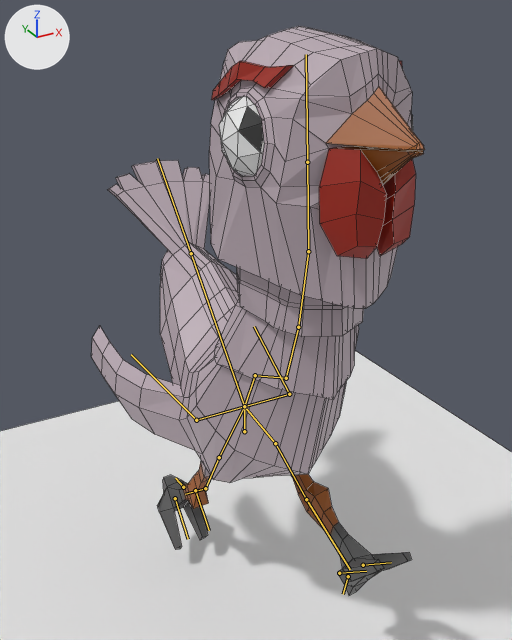
The Blender file Karim/Chicken/ChickenRun.blend, before and after one commit.
Both versions are drawn from a camera (50 mm lens) standing at (-2.2, -4.17, 4.55) and looking at (0.09, 0.0, 2.46). The axes (+X, +Y, +Z) are drawn at upper left. The lights are the same throughout. Both versions are drawn at frame 1 of the action 'MetarigAction'; the numbers are the values there. The bones that bend it are drawn over the model as lines. Mesh edges are drawn as thin lines.

Names of what the first picture shows: 'Plane', 'chicken(enemy).001'.
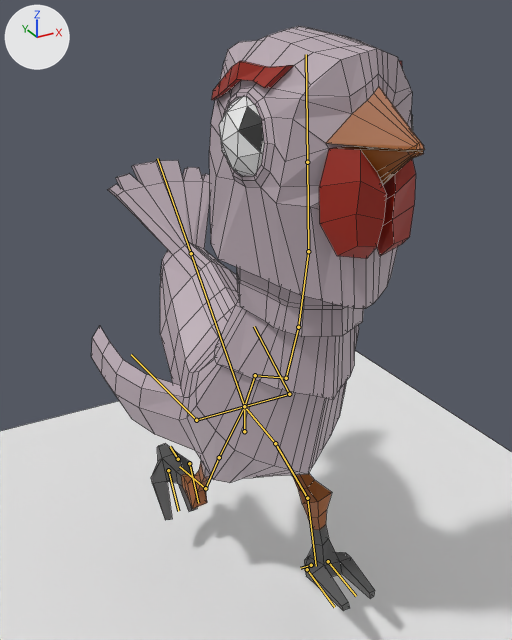
Pixel boxes (x1, y1, x2, y2) of what changed, in the pictures (512 x 640 px):
'chicken(enemy).001', posed
    before: (91, 26, 425, 596)
    after: (91, 26, 425, 611)
bone 'LegLeft', root to tip
    before: (275, 443) to (306, 499)
    after: (275, 443) to (307, 498)
bone 'CalfLeft', root to tip
    before: (306, 499) to (350, 569)
    after: (307, 498) to (316, 566)
bone 'FootLeftLeft', root to tip
    before: (363, 565) to (391, 562)
    after: (328, 561) to (356, 596)
bone 'FootLeftRight', root to tip
    before: (339, 573) to (366, 571)
    after: (307, 569) to (334, 607)
bone 'BackFoot01', root to tip
    before: (348, 576) to (343, 594)
    after: (311, 565) to (300, 568)
bone 'CalfRight', root to tip
    before: (205, 488) to (185, 494)
    after: (205, 488) to (179, 466)
bone 'FootRightLeft', root to tip
    before: (195, 490) to (209, 530)
    after: (189, 463) to (198, 503)
bone 'FootRightRight', root to tip
    before: (175, 498) to (188, 539)
    after: (168, 470) to (178, 511)
bone 'BackFoot02', root to tip
    before: (183, 487) to (175, 478)
    after: (178, 459) to (170, 446)

What changed in the scene script:
```text
Change bone_legleft:
    where bone_legleft = bpy.data.objects['Metarig'].pose.bones['LegLeft']  # child of 'HipsLeft'
    bone_legleft.rotation_quaternion: (0.94, 0.338, -0.039, -0.025) -> (0.931, 0.362, -0.04, -0.025)  # degrees (40, -3, -4) -> degrees (43, -3, -4)
Change bone_calfleft:
    where bone_calfleft = bpy.data.objects['Metarig'].pose.bones['CalfLeft']  # child of 'LegLeft'
    bone_calfleft.rotation_quaternion: (0.925, 0.38, -0.029, 0.0) -> (0.994, -0.108, -0.008, 0.008)  # degrees (45, -3, -1) -> degrees (-12, -1, 1)
Change bone_footleftleft:
    where bone_footleftleft = bpy.data.objects['Metarig'].pose.bones['FootLeftLeft']  # child of 'CalfLeft'
    bone_footleftleft.rotation_quaternion: (0.963, -0.262, 0.005, -0.064) -> (0.976, -0.212, 0.003, -0.055)  # degrees (-30, -1, -7) -> degrees (-24, -1, -6)
Change bone_footleftright:
    where bone_footleftright = bpy.data.objects['Metarig'].pose.bones['FootLeftRight']  # child of 'CalfLeft'
    bone_footleftright.rotation_quaternion: (0.963, -0.262, 0.005, -0.064) -> (0.97, -0.237, 0.004, -0.06)  # degrees (-30, -1, -7) -> degrees (-27, -1, -7)
Change bone_backfoot01:
    where bone_backfoot01 = bpy.data.objects['Metarig'].pose.bones['BackFoot01']  # child of 'CalfLeft'
    bone_backfoot01.rotation_quaternion: (0.927, -0.375, 0.0, 0.019) -> (0.978, -0.209, 0.01, 0.014)  # degrees (-44, 1, 2) -> degrees (-24, 2, 1)
Change bone_calfright:
    where bone_calfright = bpy.data.objects['Metarig'].pose.bones['CalfRight']  # child of 'LegRight'
    bone_calfright.rotation_quaternion: (0.985, 0.166, 0.017, 0.038) -> (0.998, -0.045, 0.012, 0.045)  # degrees (19, 1, 5) -> degrees (-5, 2, 5)
Change bone_footrightleft:
    where bone_footrightleft = bpy.data.objects['Metarig'].pose.bones['FootRightLeft']  # child of 'CalfRight'
    bone_footrightleft.location: (0.0, -0.002, 0.0) -> (0.0, -0.003, -0.001)
    bone_footrightleft.rotation_quaternion: (1.0, -0.017, -0.003, 0.007) -> (0.999, 0.026, -0.003, 0.024)  # degrees (-2, 0, 1) -> degrees (3, 0, 3)
Change bone_footrightright:
    where bone_footrightright = bpy.data.objects['Metarig'].pose.bones['FootRightRight']  # child of 'CalfRight'
    bone_footrightright.location: (0.0, 0.002, 0.0) -> (0.0, 0.003, 0.001)
    bone_footrightright.rotation_quaternion: (1.0, -0.017, -0.003, 0.007) -> (0.997, 0.062, -0.003, 0.039)  # degrees (-2, 0, 1) -> degrees (7, -1, 4)
Change bone_backfoot02:
    where bone_backfoot02 = bpy.data.objects['Metarig'].pose.bones['BackFoot02']  # child of 'CalfRight'
    bone_backfoot02.rotation_quaternion: (1.0, -0.008, -0.001, 0.0) -> (0.997, 0.081, -0.001, -0.014)  # degrees (-1, 0, 0) -> degrees (9, 0, -2)
```
